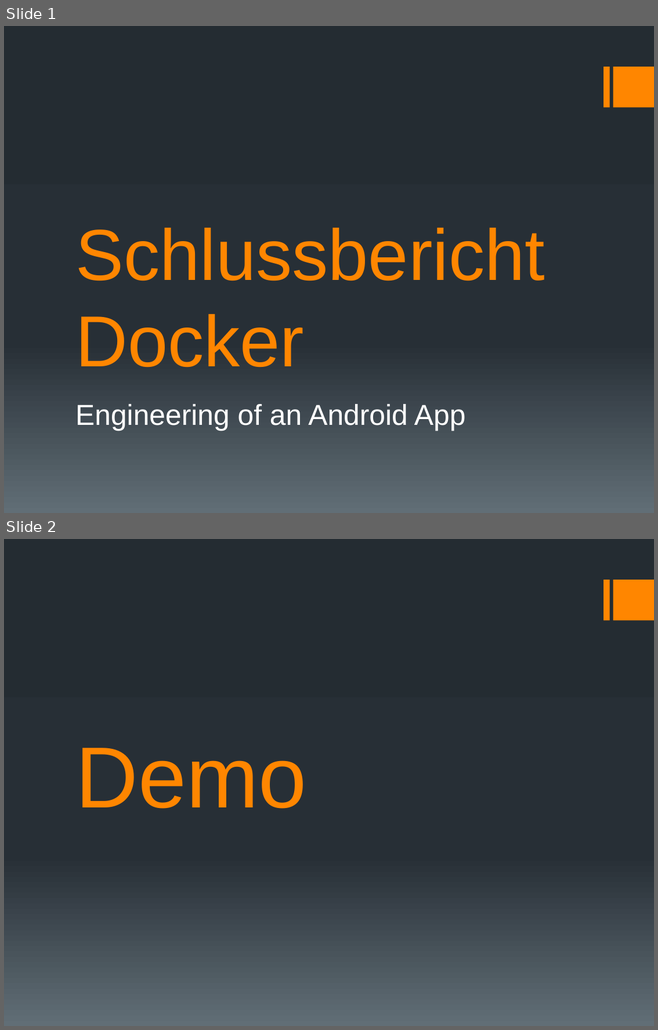
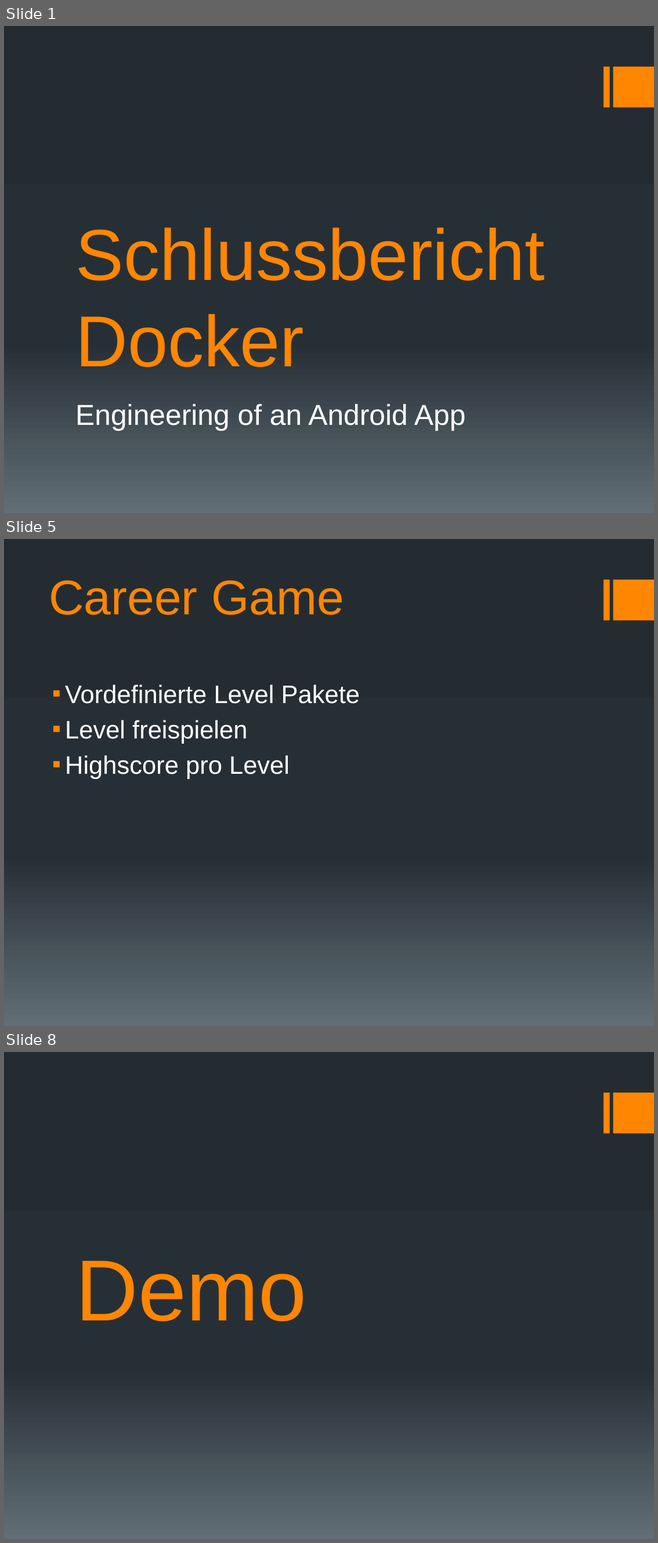
Before and after one commit to docker-apps/Docker, a slide deck: Documents/Schlusspräsentation/Schlussbericht_Präsentation_v1.pptx. Shown one above the other, each under a label of ours: slides 1 and 2 before the commit, slides 1, 5 and 8 after it; the slides between them are not shown. The pictures are 658x1030 and 658x1543 pixels, drawn with LibreOffice and Linux fonts; fonts in the diff are those of the drawing. Boxes give left, top, right and bottom in pixels: in the first picture for what was removed or moved away, otherwise in the second. Text is boxed around its words. In the diff, an @@ line names an element or a change of style, - is before the commit and + after.

```diff
--- a/Documents/Schlusspräsentation/Schlussbericht_Präsentation_v1.pptx
+++ b/Documents/Schlusspräsentation/Schlussbericht_Präsentation_v1.pptx
@@ slide 5 added at <box>4,539,654,1026</box>, background gradient #242C33 to #273037 to #636D76; not listed: 2 template elements that a slide beside it also shows @@
@@ title added at <box>49,580,344,615</box>, 54 pt, text #FF8600 @@
+Career Game
@@ text added at <box>65,685,360,779</box>, 28 pt, text #FFFFFF @@
+▪ Vordefinierte Level Pakete
+▪ Level freispielen
+▪ Highscore pro Level
@@ what was slide 2 is now slide 8 @@
```
Also in this commit, not shown: 7 other slides added, 19 slides removed, 2 other files.
